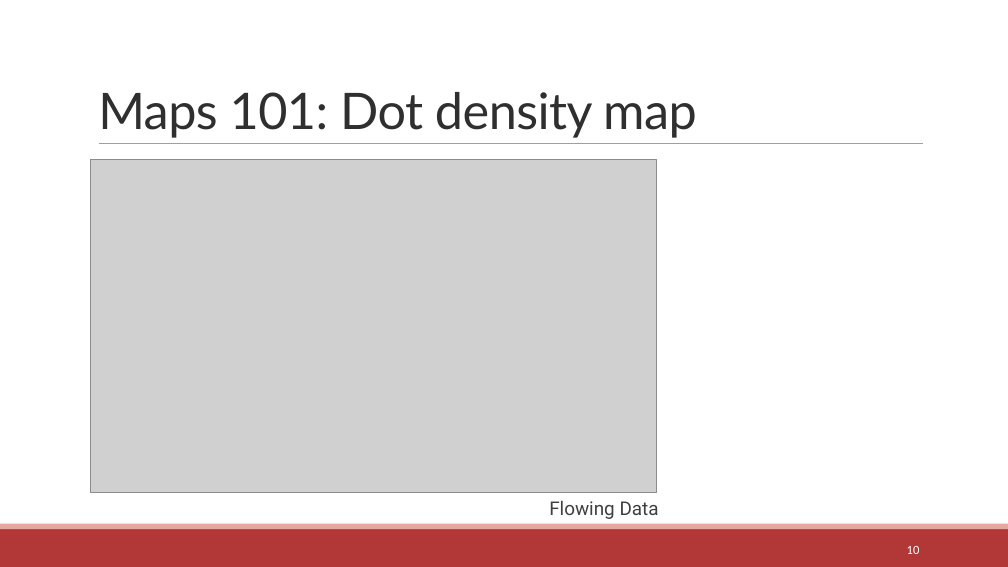
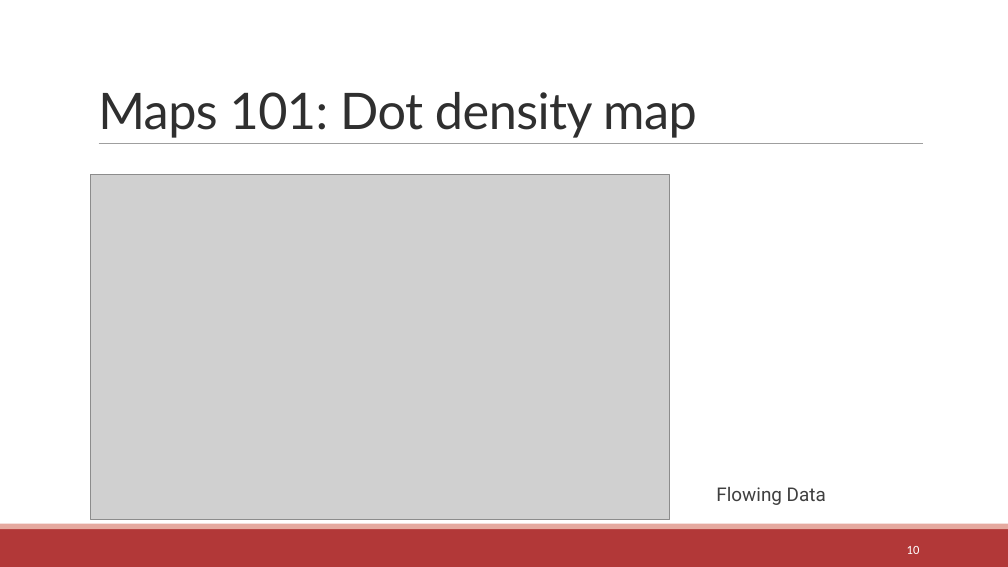
Before and after one commit to communitymaplab/geog4300_datascience, a slide deck: slide 10 of in_class_slides/geog4300_L09-Visualizing and describing spatial data.pptx. Drawn at 1008x567 pixels with LibreOffice and Linux fonts; fonts in the diff are those of the drawing; grey boxes stand for pictures. Boxes give left, top, right and bottom in pixels: in the first picture for what was removed or moved away, otherwise in the second. Text is boxed around its words. In the diff, an @@ line names an element or a change of style, - is before the commit and + after.

```diff
--- a/in_class_slides/geog4300_L09-Visualizing and describing spatial data.pptx
+++ b/in_class_slides/geog4300_L09-Visualizing and describing spatial data.pptx
@@ picture: place and size @@
-picture at <box>91,160,657,493</box>
+picture at <box>91,174,669,520</box>
@@ text "Flowing Data": place and size @@
-text "Flowing Data" at <box>549,501,659,519</box>
+text "Flowing Data" at <box>716,487,826,505</box>
```
Also in this commit, not shown: 2 other slides changed, 10 other files.
